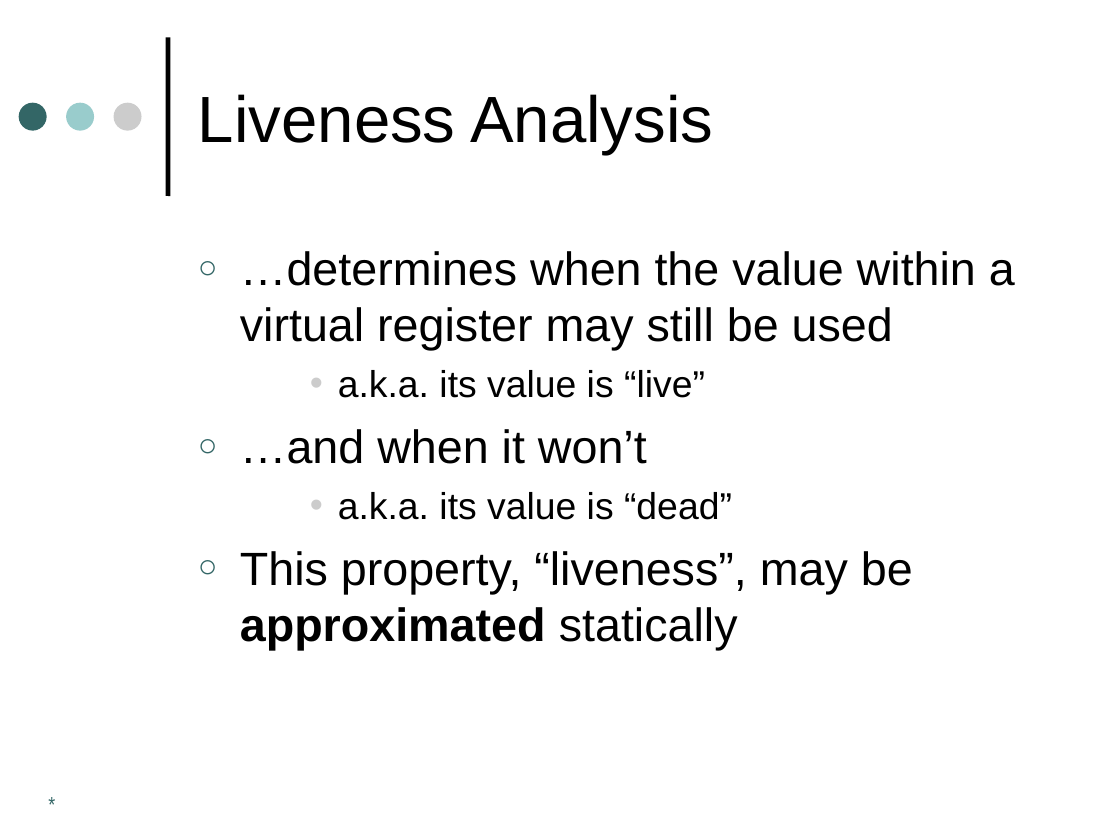
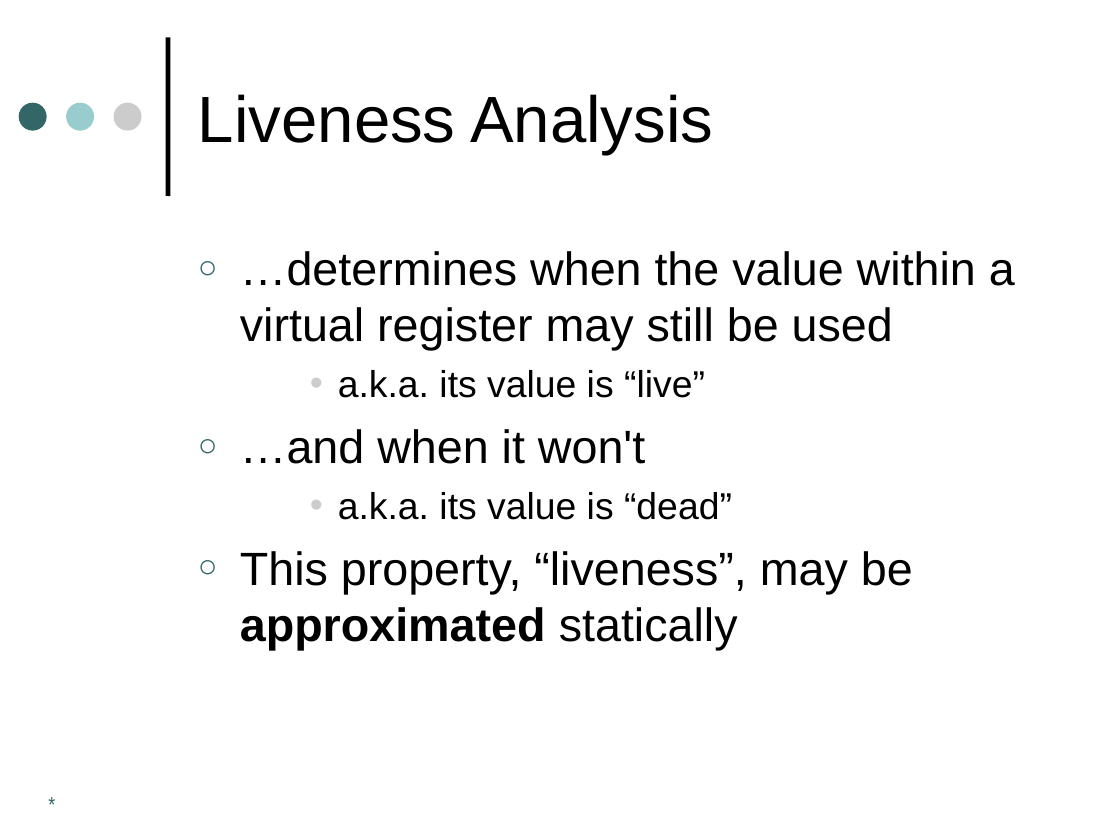
Before and after one commit to harrisonwl/harrisonwl.github.io, a slide deck: slide 24 of assets/courses/compilers/spring2017/slides/Data Flow Analysis 2.ppt. Drawn at 1120x840 pixels with LibreOffice and Linux fonts; fonts in the diff are those of the drawing. Boxes give left, top, right and bottom in pixels: in the first picture for what was removed or moved away, otherwise in the second. Text is boxed around its words. In the diff, an @@ line names an element or a change of style, - is before the commit and + after.

```diff
--- a/assets/courses/compilers/spring2017/slides/Data Flow Analysis 2.ppt
+++ b/assets/courses/compilers/spring2017/slides/Data Flow Analysis 2.ppt
@@ text at [240,429,645,464]: text changed @@
-○ …and when it won’t
+○ …and when it won't
```
Also in this commit, not shown: 4 other slides changed, 3 other files.
